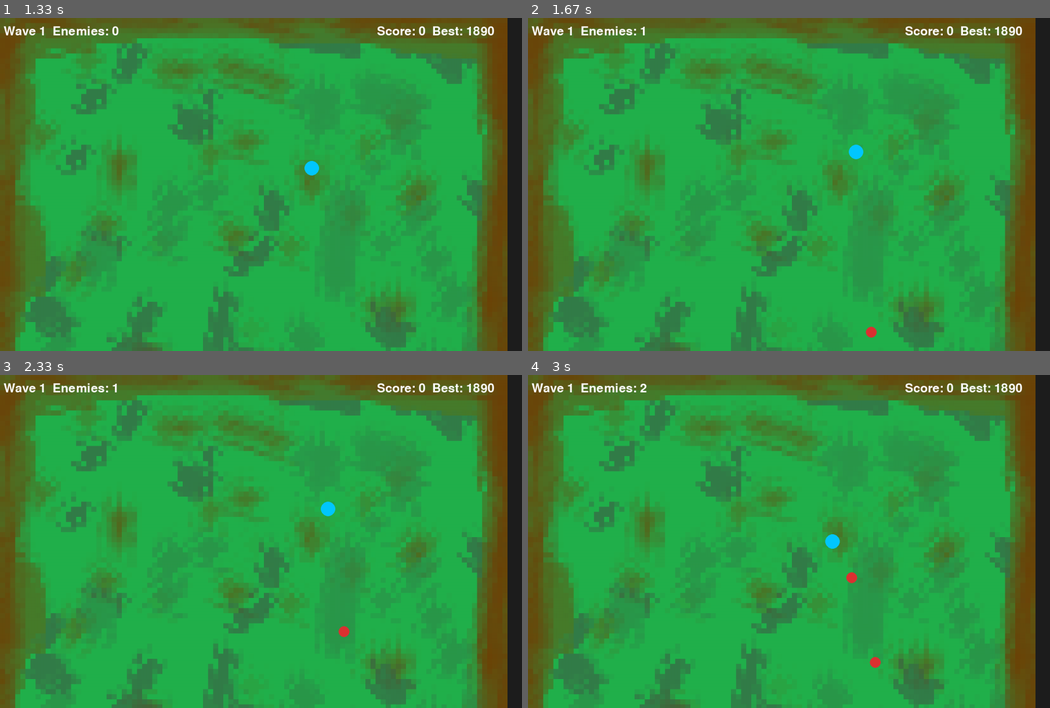
Above: before the commit, frames 1-4 (two rows, left to right).
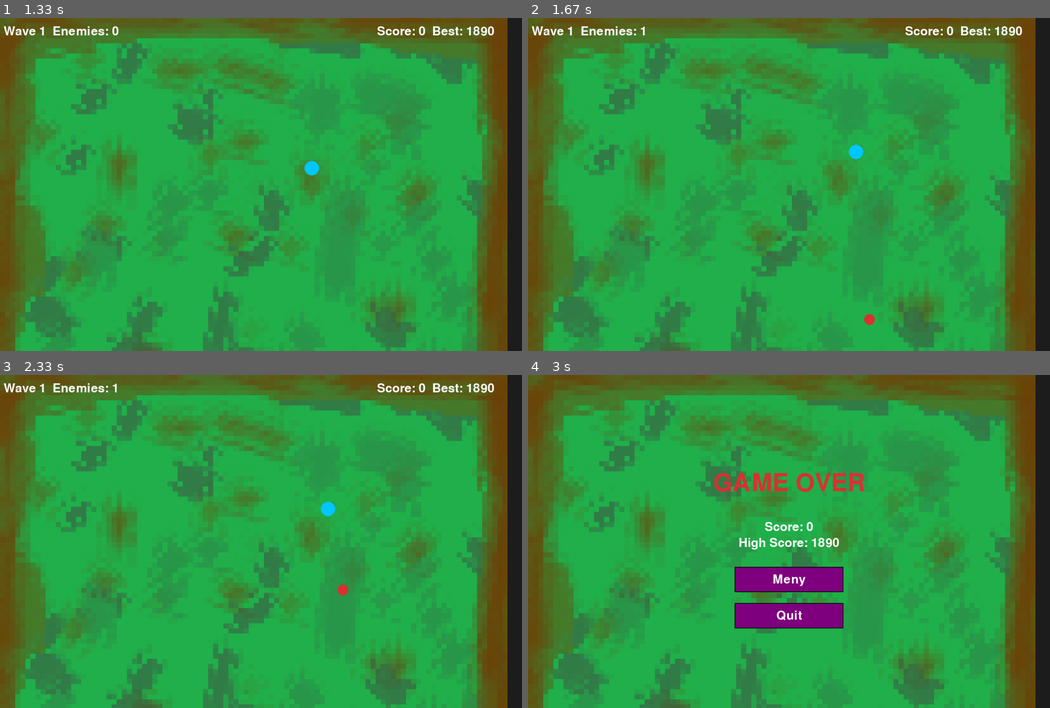
Above: after the commit, the same moments.

Repository: heroa028/Pygame_Fordypning
Game: pygame game, started from Kode/hoved.py
Two runs of this game, one before a commit and one after it. Both use one fixed random seed, a clock stepped at 60 frames per second and the inputs below.
Inputs (mouse positions are in pixels of both pictures, inside the frame that each line leads up to):
- Up to frame 1 (1.33 s): click "Play" at 0.38 s; hold Right 0.67-1.13 s; move the mouse to (240, 197) at 0.7 s; hold Up from 1.17 s (still down)
- Up to frame 2 (1.67 s): release Up at 1.47 s; hold Right from 1.5 s (still down)
- Up to frame 3 (2.33 s): release Right at 1.97 s; hold Left from 2 s (still down)
- Up to frame 4 (3 s): release Left at 2.53 s; hold Down 2.57-2.87 s

Frame 1 is identical in both runs. In frame 2, 0.1% of the frame differs, in the area x 64-67%, y 88-96%; in frame 3, 0.1%; in frame 4, 5.3%, in the area x 0-95%, y 2-88%.

Commit message:
La opp farten litt til på zombiene etter mer brukertesting

Diff:
--- a/Kode/hoved.py
+++ b/Kode/hoved.py
@@ -127,7 +127,7 @@
     if side == "bottom": x, y = random.randint(0, WIDTH), HEIGHT + 20
     if side == "left":   x, y = -20, random.randint(0, HEIGHT)
     if side == "right":  x, y = WIDTH + 20, random.randint(0, HEIGHT)
-    enemies.append({"x": x, "y": y, "radius": 15, "speed": 4})
+    enemies.append({"x": x, "y": y, "radius": 15, "speed": 6})
 
     # Denne kjører hver eneste frame og hvis det forsatt er noen fiender som må spawne så teller den hvor mange frames mellom hver spawn. den sjekker også om "Waven" er ferdig og hvis den er det lager den en ny kø med flere fiender for neste "wave"
 def wave_update():
